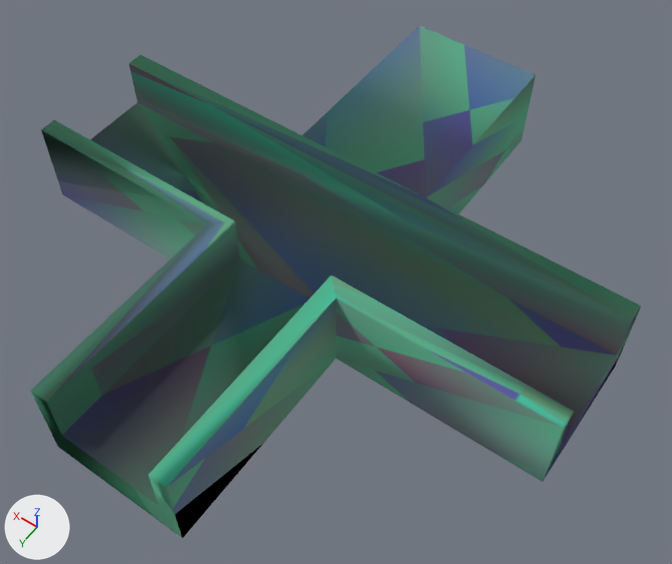
One commit to the OBJ model resources/shape-1.obj: the scene before it, then after it.
One viewpoint serves both versions: a 50 mm lens placed at (-0.61, 0.804, 1.231), pointed at (-0.053, 0.024, 0.005). Every picture has the same lights, and +X, +Y and +Z are marked at lower left. Where no turn or scale is listed for an object, it has been applied to the vertices.

Objects in the first picture: 'shape-1'.
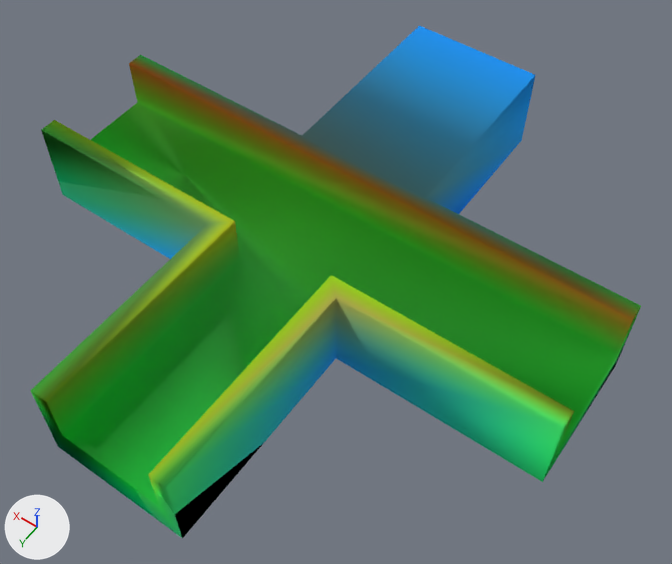
Changed parts and their boxes (x1, y1, x2, y2) in the pictures (672 x 564 px):
'shape-1', surface changed
    both: (30, 26, 641, 538)

Diff of the bpy script that builds the scene:
```diff
--- a/resources/shape-1.obj.py
+++ b/resources/shape-1.obj.py
@@ img_shape_1_tex_png @@
+img_shape_1_tex_png = load_image('shape-1_tex.png', 'shape-1_tex.png', 1024, 1024, 'sRGB')
@@ mat_material_0 @@
 mat_material_0 = principled_material('material_0')
-mat_material_0.texture = img_shape_null_tex_png
+mat_material_0.texture = img_shape_1_tex_png
 mat_material_0.roughness = 1.0
@@ mat_material_1 @@
 mat_material_1 = principled_material('material_1')
-mat_material_1.texture = img_shape_null_tex_png
+mat_material_1.texture = img_shape_1_tex_png
 mat_material_1.roughness = 1.0
@@ mat_material_2 @@
 mat_material_2 = principled_material('material_2')
-mat_material_2.texture = img_shape_null_tex_png
+mat_material_2.texture = img_shape_1_tex_png
 mat_material_2.roughness = 1.0
@@ mat_material_4 @@
 mat_material_4 = principled_material('material_4')
-mat_material_4.texture = img_shape_null_tex_png
+mat_material_4.texture = img_shape_1_tex_png
 mat_material_4.roughness = 1.0
@@ mat_material_5 @@
 mat_material_5 = principled_material('material_5')
-mat_material_5.texture = img_shape_null_tex_png
+mat_material_5.texture = img_shape_1_tex_png
 mat_material_5.roughness = 1.0
@@ mat_material_11 @@
 mat_material_11 = principled_material('material_11')
-mat_material_11.texture = img_shape_null_tex_png
+mat_material_11.texture = img_shape_1_tex_png
 mat_material_11.roughness = 1.0
@@ mat_material_12 @@
 mat_material_12 = principled_material('material_12')
-mat_material_12.texture = img_shape_null_tex_png
+mat_material_12.texture = img_shape_1_tex_png
 mat_material_12.roughness = 1.0
@@ mat_material_13 @@
 mat_material_13 = principled_material('material_13')
-mat_material_13.texture = img_shape_null_tex_png
+mat_material_13.texture = img_shape_1_tex_png
 mat_material_13.roughness = 1.0
@@ mat_material_14 @@
 mat_material_14 = principled_material('material_14')
-mat_material_14.texture = img_shape_null_tex_png
+mat_material_14.texture = img_shape_1_tex_png
 mat_material_14.roughness = 1.0
@@ mat_material_15 @@
 mat_material_15 = principled_material('material_15')
-mat_material_15.texture = img_shape_null_tex_png
+mat_material_15.texture = img_shape_1_tex_png
 mat_material_15.roughness = 1.0
```
